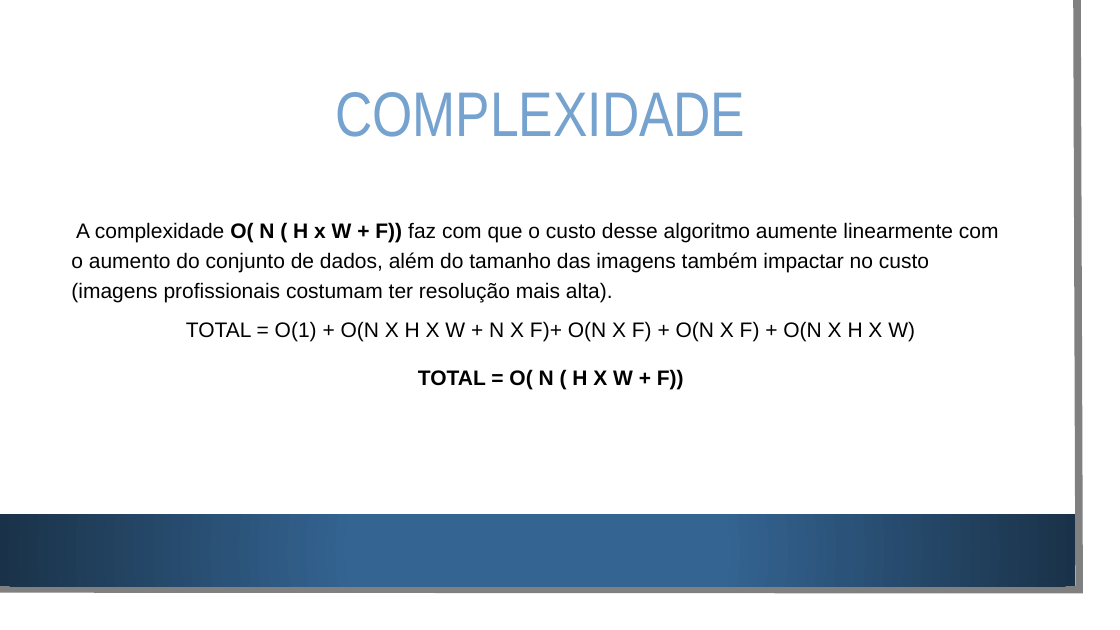
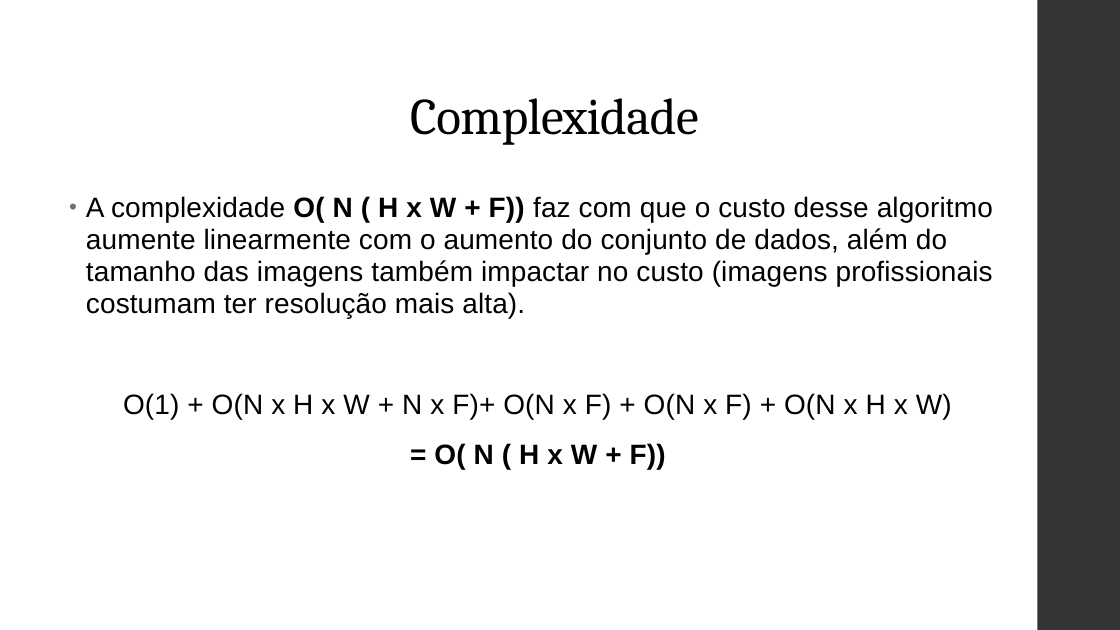
Before and after one commit to mateusmoraes99/MateusBarbara_FinalProject_AA_RR_2024, a slide deck: slide 10 of relatorio e slide/apresentacao.pptx (slide 7 before the commit). Drawn at 1120x630 pixels with LibreOffice and Linux fonts; fonts in the diff are those of the drawing; background and template pictures are left out. Boxes give left, top, right and bottom in pixels: in the first picture for what was removed or moved away, otherwise in the second. Text is boxed around its words. In the diff, an @@ line names an element or a change of style, - is before the commit and + after.

```diff
--- a/relatorio e slide/apresentacao.pptx
+++ b/relatorio e slide/apresentacao.pptx
@@ rectangle removed at [0,0,1101,611] @@
@@ freeform shape removed at [0,0,1080,590] @@
@@ rectangle added at [1038,0,1120,630], fill #353537 @@
@@ text "Complexidade" at [410,98,698,145]: vertical alignment middle to bottom @@
@@ text at [410,98,698,145]: text changed; size 54 to 44 pt; font Arial Narrow to Cambria; text colour #75A2CE to #000000 @@
-COMPLEXIDADE
+Complexidade
@@ text "A complexidade O( N ( ...": place and size @@
-text "A complexidade O( N ( ..." at [71,222,999,390]
+text "A complexidade O( N ( ..." at [86,196,993,470]
@@ text "A complexidade O( N ( ..." at [86,196,993,470]: vertical alignment middle to top @@
@@ text at [86,196,993,318]: size 18 to 24 pt, letter spacing 0 to 0.1 pt in "A complexidade O( N ( H x ..."; bullet none to •; line spacing 1.2 to 0.95; more space between paragraphs @@
@@ text at [123,393,952,470]: text changed; size 18 to 24 pt @@
-TOTAL = O(1) + O(N X H X W + N X F)+ O(N X F) + O(N X F) + O(N X H X W)
-TOTAL = O( N ( H X W + F))
+O(1) + O(N x H x W + N x F)+ O(N x F) + O(N x F) + O(N x H x W)
+= O( N ( H x W + F))
@@ rectangle removed at [0,514,1075,586] @@
```
Also in this commit, not shown: 8 other slides changed, 5 slides added, 2 slides removed.
